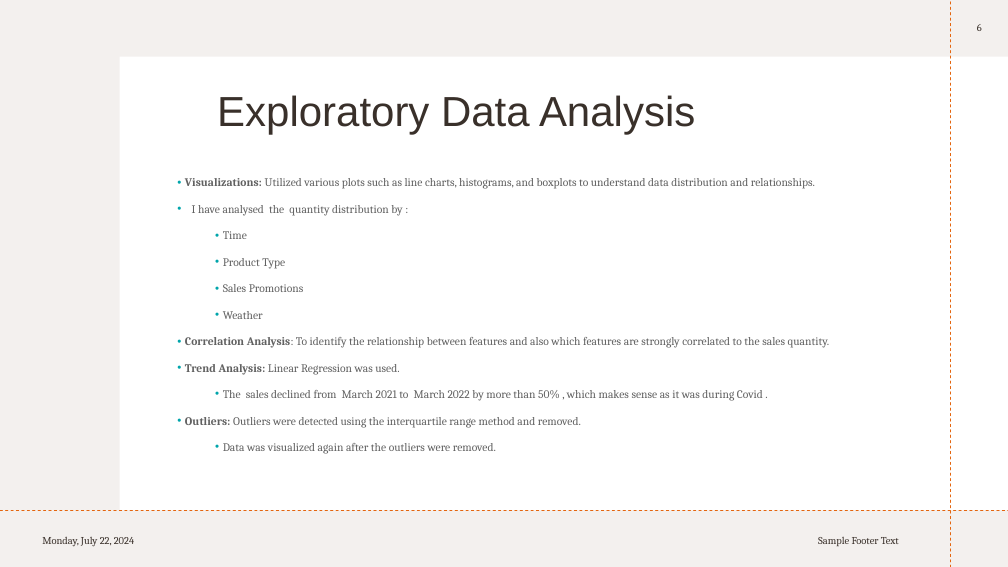
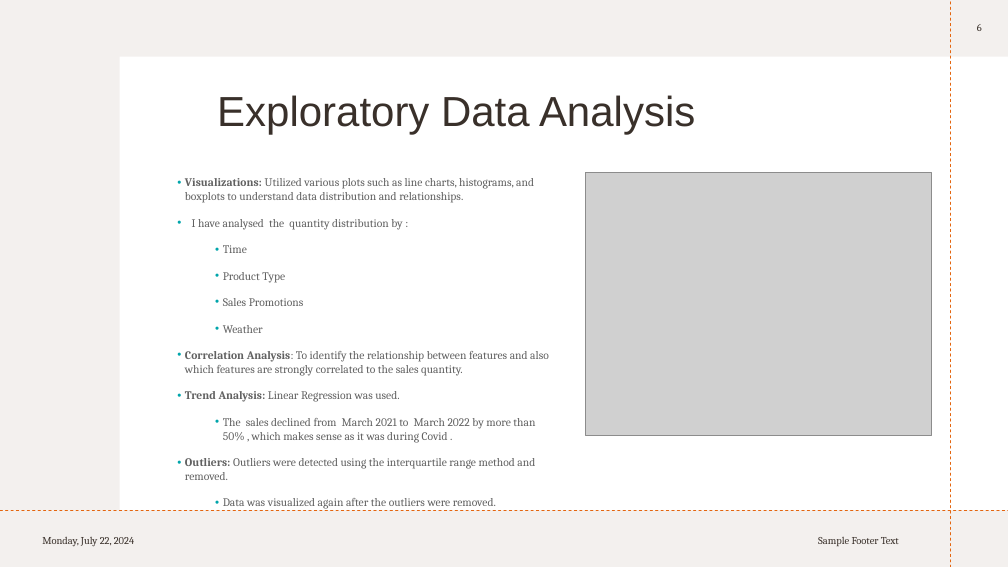
Before and after one commit to KarishmaFernandes/Forecasting-Future-Sales, a slide deck: slide 6 of sales Circly.pptx. Drawn at 1008x567 pixels with LibreOffice and Linux fonts; fonts in the diff are those of the drawing; grey boxes stand for pictures. Boxes give left, top, right and bottom in pixels: in the first picture for what was removed or moved away, otherwise in the second. Text is boxed around its words. In the diff, an @@ line names an element or a change of style, - is before the commit and + after.

```diff
--- a/sales Circly.pptx
+++ b/sales Circly.pptx
@@ text "Visualizations: Utilized various plots such ..." rewrapped from [185,178,830,454] to [185,178,549,509] @@
@@ picture added at [585,173,932,436] @@
```
Also in this commit, not shown: 5 other slides changed.
